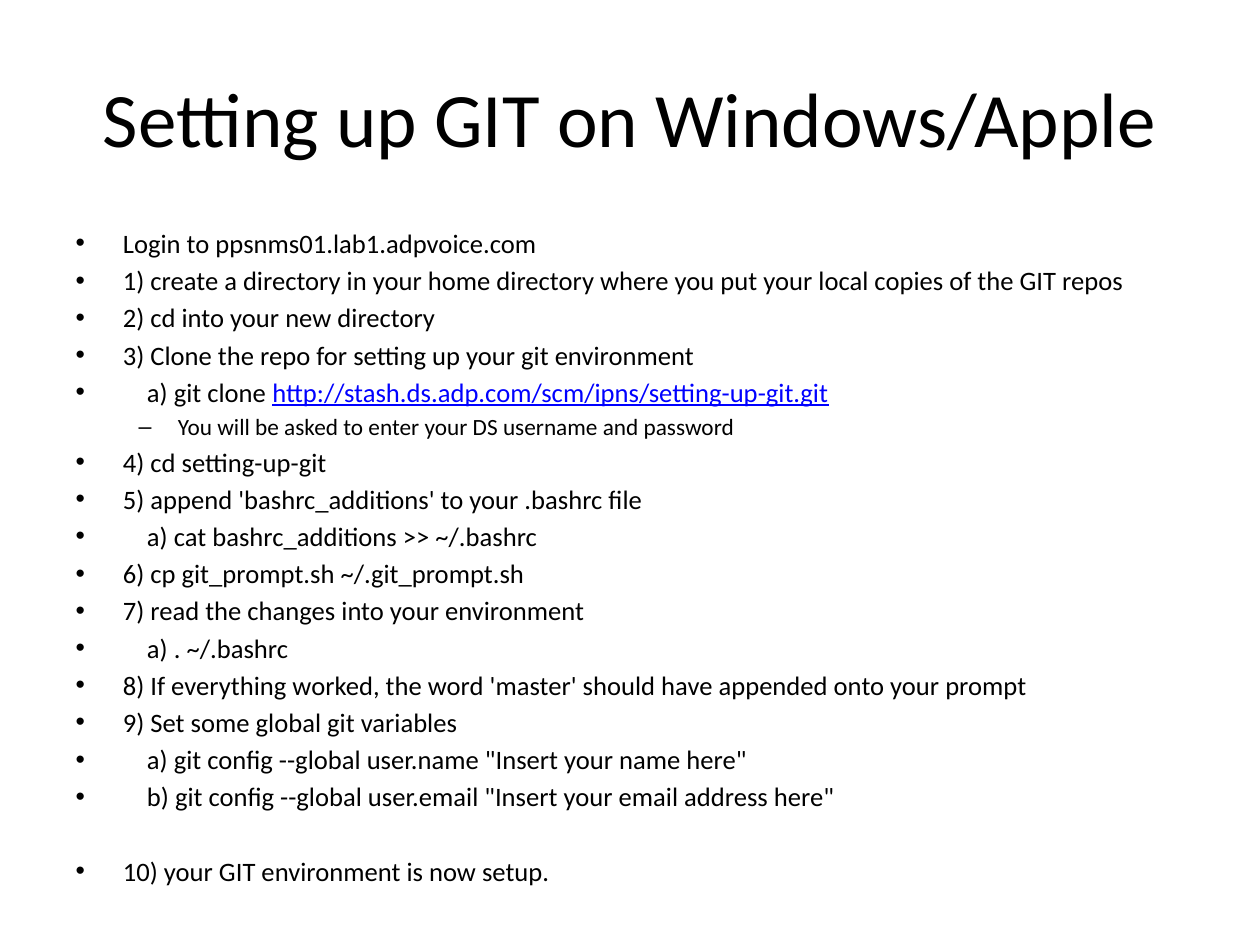
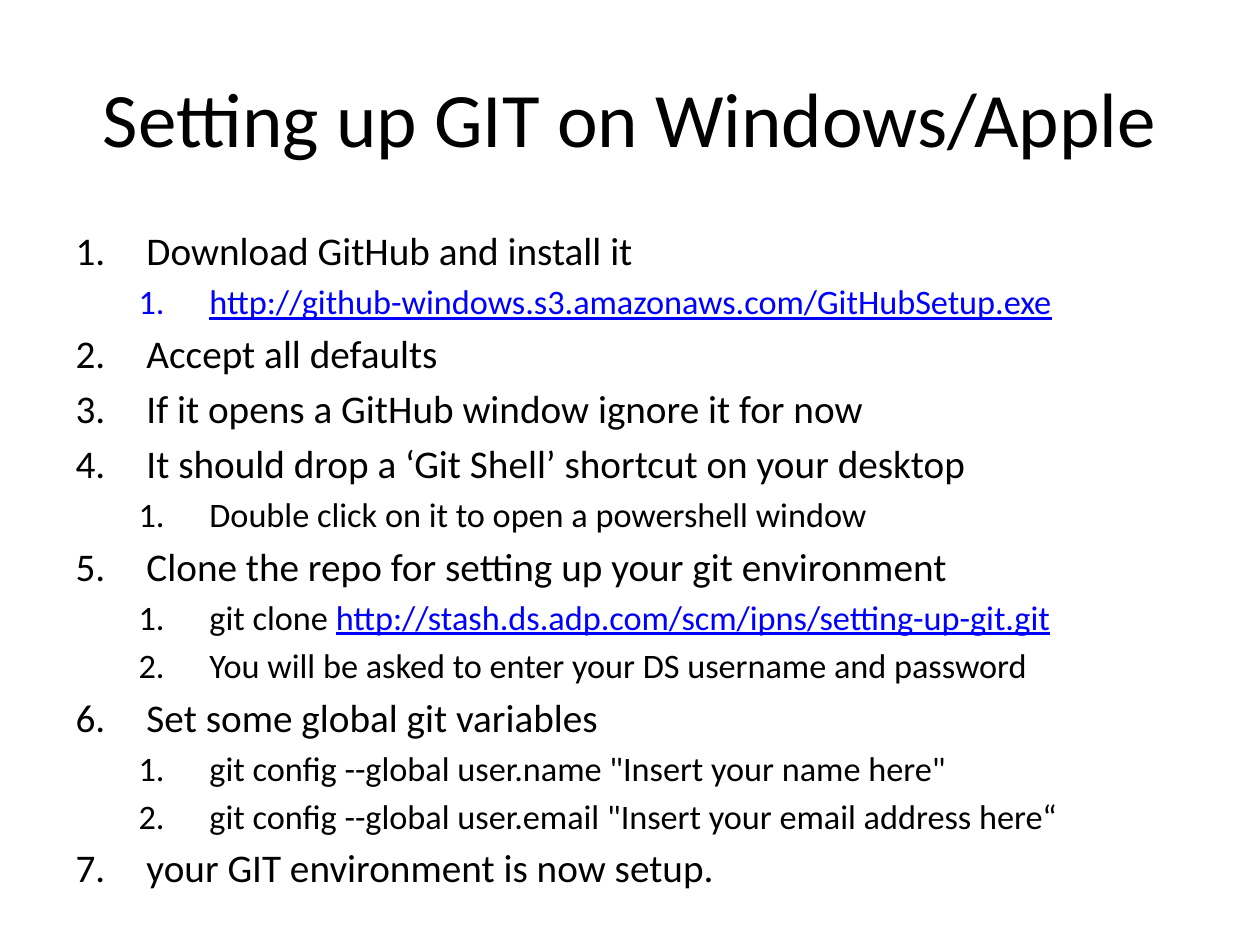
Before and after one commit to mbutry/GIT_test_repo, a slide deck: slide 4 of GIT_training.pptx. Drawn at 1260x945 pixels with LibreOffice and Linux fonts; fonts in the diff are those of the drawing. Boxes give left, top, right and bottom in pixels: in the first picture for what was removed or moved away, otherwise in the second. Text is boxed around its words. In the diff, an @@ line names an element or a change of style, - is before the commit and + after.

```diff
--- a/GIT_training.pptx
+++ b/GIT_training.pptx
@@ text at box(146, 237, 1050, 636): text changed; size 15.2 to 22.4 pt @@
-• Login to ppsnms01.lab1.adpvoice.com
-• 1) create a directory in your home directory where you put your local copies of the GIT repos
-• 2) cd into your new directory
-• 3) Clone the repo for setting up your git environment
-• a) git clone http://stash.ds.adp.com/scm/ipns/setting-up-git.git
+1. Download GitHub and install it
+  1. http://github-windows.s3.amazonaws.com/GitHubSetup.exe
+2. Accept all defaults
+3. If it opens a GitHub window ignore it for now
+4. It should drop a ‘Git Shell’ shortcut on your desktop
+  1. Double click on it to open a powershell window
+5. Clone the repo for setting up your git environment
+  1. git clone http://stash.ds.adp.com/scm/ipns/setting-up-git.git
@@ text at box(209, 654, 1027, 684): size 13.3 to 19.6 pt in "You will be asked to enter your ..."; bullet – to 1.; more space between paragraphs @@
@@ text at box(146, 704, 1057, 889): text changed; size 15.2 to 19.6 pt @@
-• 4) cd setting-up-git
-• 5) append 'bashrc_additions' to your .bashrc file
-• a) cat bashrc_additions >> ~/.bashrc
-• 6) cp git_prompt.sh ~/.git_prompt.sh
-• 7) read the changes into your environment
-• a) . ~/.bashrc
-• 8) If everything worked, the word 'master' should have appended onto your prompt
-• 9) Set some global git variables
-• a) git config --global user.name "Insert your name here"
-• b) git config --global user.email "Insert your email address here"
-• 10) your GIT environment is now setup.
+6. Set some global git variables
+  1. git config --global user.name "Insert your name here"
+  2. git config --global user.email "Insert your email address here“
+7. your GIT environment is now setup.
```
Also in this commit, not shown: 1 other slide changed, 1 other file.
